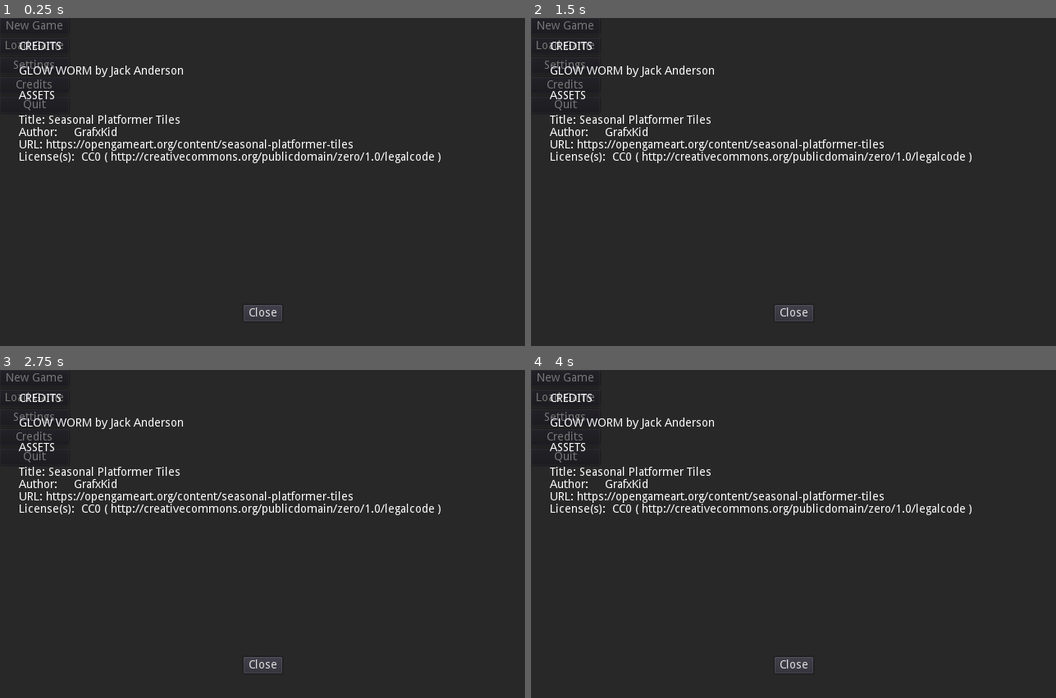
Above: before the commit, frames 1-4 (two rows, left to right).
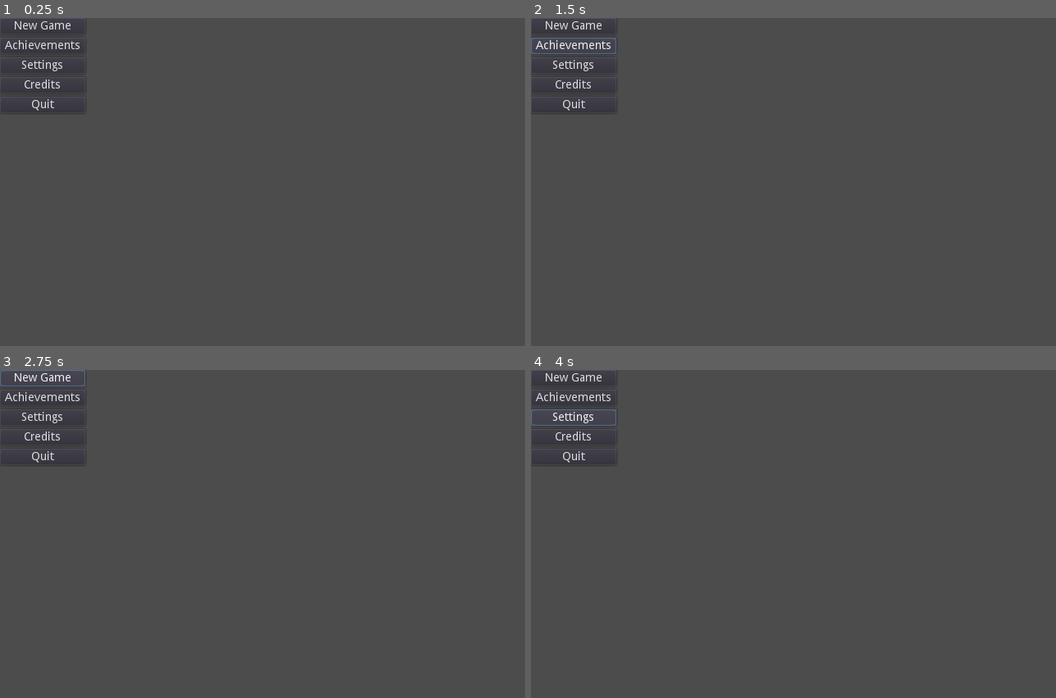
Above: after the commit, the same moments.

Repository: Silver1Miner/10-glow
Game: Godot game, scene res://src/menu/MainMenu.tscn
Two runs of this game, one before a commit and one after it. Both use one fixed random seed, a clock stepped at 60 frames per second and the inputs below. The project has no main scene, so this scene is started directly.
Inputs (mouse positions are in pixels of both pictures, inside the frame that each line leads up to):
- Up to frame 1 (0.25 s): no input
- Up to frame 2 (1.5 s): click (567, 44) at 0.5 s, where only the run before the commit has a clickable "Load Game"; click (573, 44) at 1.25 s, where only the run after the commit has a clickable "Achievements"
- Up to frame 3 (2.75 s): click "New Game" at 2 s
- Up to frame 4 (4 s): click "New Game" at 2.75 s; click "Settings" at 3.5 s

The runs differ from the first frame. In frame 1, 99% of the frame differs, in the area x 0-100%, y 0-100%; in frame 2, 99%; in frame 3, 99%; in frame 4, 99%.

Commit message:
room items, begin customization ui

Diff:
--- a/src/menu/MainMenu.tscn
+++ b/src/menu/MainMenu.tscn
@@ -24,32 +24,33 @@
 }
 
 [node name="NewGame" type="Button" parent="Options"]
-margin_right = 84.0
+margin_right = 104.0
 margin_bottom = 20.0
 text = "New Game"
 
-[node name="LoadGame" type="Button" parent="Options"]
+[node name="Achievements" type="Button" parent="Options"]
 margin_top = 24.0
-margin_right = 84.0
+margin_right = 104.0
 margin_bottom = 44.0
-text = "Load Game"
+text = "Achievements"
 
 [node name="Settings" type="Button" parent="Options"]
 margin_top = 48.0
-margin_right = 84.0
+margin_right = 104.0
 margin_bottom = 68.0
 text = "Settings"
 
 [node name="Credits" type="Button" parent="Options"]
 margin_top = 72.0
-margin_right = 84.0
+margin_right = 104.0
 margin_bottom = 92.0
 text = "Credits"
 
 [node name="Quit" type="Button" parent="Options"]
 margin_top = 96.0
-margin_right = 84.0
+margin_right = 104.0
 margin_bottom = 116.0
 text = "Quit"
 
 [node name="Credits" parent="." instance=ExtResource( 1 )]
+visible = false
--- /dev/null
+++ b/src/playerdata/PlayerData.gd
@@ -0,0 +1,7 @@
+extends Node
+
+var corruption := 0
+
+var inventory := {
+	"": 0,
+}
--- /dev/null
+++ b/src/playerdata/PlayerData.tscn
@@ -0,0 +1,6 @@
+[gd_scene load_steps=2 format=2]
+
+[ext_resource path="res://src/playerdata/PlayerData.gd" type="Script" id=1]
+
+[node name="PlayerData" type="Node"]
+script = ExtResource( 1 )
--- a/src/world/player/Player.gd
+++ b/src/world/player/Player.gd
@@ -34,6 +34,8 @@
 	_ray.force_raycast_update()
 	if !_ray.is_colliding():
 		position += inputs[dir] * tile_size
+	elif _ray.get_collider().has_method("interact"):
+		_ray.get_collider().interact()
 	cell = grid.get_cell_coordinates(position)
 
 func interact() -> void:
--- /dev/null
+++ b/src/world/room/Exit.gd
@@ -0,0 +1,7 @@
+extends StaticBody2D
+
+func _ready() -> void:
+	pass # Replace with function body.
+
+func interact() -> void:
+	print("interacting with exit")
--- /dev/null
+++ b/src/world/room/Exit.tscn
@@ -0,0 +1,19 @@
+[gd_scene load_steps=4 format=2]
+
+[ext_resource path="res://assets/room/furniture/crate_03.png" type="Texture" id=1]
+[ext_resource path="res://src/world/room/Exit.gd" type="Script" id=2]
+
+[sub_resource type="RectangleShape2D" id=1]
+extents = Vector2( 16, 16 )
+
+[node name="Exit" type="StaticBody2D"]
+script = ExtResource( 2 )
+
+[node name="Sprite" type="Sprite" parent="."]
+position = Vector2( 16, 16 )
+scale = Vector2( 0.5, 0.5 )
+texture = ExtResource( 1 )
+
+[node name="CollisionShape2D" type="CollisionShape2D" parent="."]
+position = Vector2( 16, 16 )
+shape = SubResource( 1 )
--- /dev/null
+++ b/src/world/room/Furniture.gd
@@ -0,0 +1,7 @@
+extends StaticBody2D
+
+func _ready() -> void:
+	pass
+
+func interact() -> void:
+	print("interacting with furniture")
--- /dev/null
+++ b/src/world/room/Furniture.tscn
@@ -0,0 +1,19 @@
+[gd_scene load_steps=4 format=2]
+
+[ext_resource path="res://src/world/room/Furniture.gd" type="Script" id=1]
+[ext_resource path="res://assets/room/furniture/crate_02.png" type="Texture" id=2]
+
+[sub_resource type="RectangleShape2D" id=1]
+extents = Vector2( 16, 16 )
+
+[node name="Furniture" type="StaticBody2D"]
+script = ExtResource( 1 )
+
+[node name="Sprite" type="Sprite" parent="."]
+position = Vector2( 16, 16 )
+scale = Vector2( 0.5, 0.5 )
+texture = ExtResource( 2 )
+
+[node name="CollisionShape2D" type="CollisionShape2D" parent="."]
+position = Vector2( 16, 16 )
+shape = SubResource( 1 )
--- a/src/world/room/Room.tscn
+++ b/src/world/room/Room.tscn
@@ -1,8 +1,11 @@
-[gd_scene load_steps=6 format=2]
+[gd_scene load_steps=9 format=2]
 
 [ext_resource path="res://src/world/player/Player.tscn" type="PackedScene" id=1]
 [ext_resource path="res://assets/block_02.png" type="Texture" id=2]
 [ext_resource path="res://src/world/room/Wallpaper.tscn" type="PackedScene" id=3]
+[ext_resource path="res://src/world/room/Furniture.tscn" type="PackedScene" id=4]
+[ext_resource path="res://src/world/room/Exit.tscn" type="PackedScene" id=5]
+[ext_resource path="res://src/world/ui/GUI.tscn" type="PackedScene" id=6]
 
 [sub_resource type="ConvexPolygonShape2D" id=1]
 points = PoolVector2Array( 64, 64, 0, 64, 0, 0, 64, 0 )
@@ -36,11 +39,17 @@
 scale = Vector2( 0.5, 0.5 )
 tile_set = SubResource( 2 )
 format = 1
-tile_data = PoolIntArray( 0, 0, 0, 1, 0, 0, 2, 0, 0, 3, 0, 0 …(133 unchanged characters)… 0, 18, 0, 0, 19, 0, 0, 65536, 0, 0, 65554, 0, 0, 65555, 0, 0, 131072, 0, 0, 131077, 0, 0, 131080, 0, 0, 131081, 0, 0, 131091, 0, 0, 196608, 0, 0, 196627, 0, 0, 262144, 0, 0, 262160, 0, 0, 262163, 0, 0, 327680, 0, 0, 327696, 0, 0, 327699, 0, 0, 393216, 0, 0, 393225, 0, 0, 393226, 0, 0, 393227, 0, 0, 393232, 0, 0, 393233, 0, 0, 393235, 0, 0, 458752, 0, 0, 458753, 0, 0, 458754, 0, 0, 458763, 0, 0, 458768, 0, 0, 458769, 0, 0, 458771, 0, 0, 524288, 0, 0, 524289, 0, 0, 524290, 0, 0, 524291, 0, 0, 524292, 0, 0, 524307, 0, 0, 589824, 0, 0, 589836, 0, 0, 589837, 0, 0, 589843, 0, 0, 655360, 0, 0, 655374, 0, 0, 655375, 0, 0, 655379, 0, 0, 720896, 0, 0, 7209 …(290 unchanged characters)…
+tile_data = PoolIntArray( 0, 0, 0, 1, 0, 0, 2, 0, 0, 3, 0, 0 …(133 unchanged characters)… 0, 18, 0, 0, 19, 0, 0, 65536, 0, 0, 65555, 0, 0, 131072, 0, 0, 131077, 0, 0, 131091, 0, 0, 196608, 0, 0, 196627, 0, 0, 262144, 0, 0, 262163, 0, 0, 327680, 0, 0, 327699, 0, 0, 393216, 0, 0, 393235, 0, 0, 458752, 0, 0, 458771, 0, 0, 524288, 0, 0, 524307, 0, 0, 589824, 0, 0, 589836, 0, 0, 589837, 0, 0, 589843, 0, 0, 655360, 0, 0, 655379, 0, 0, 720896, 0, 0, 7209 …(290 unchanged characters)…
 
 [node name="Wallpaper" parent="." instance=ExtResource( 3 )]
 
 [node name="Player" parent="." instance=ExtResource( 1 )]
 position = Vector2( 224, 128 )
 
-[node name="GUI" type="CanvasLayer" parent="."]
+[node name="Furniture" parent="." instance=ExtResource( 4 )]
+position = Vector2( 192, 192 )
+
+[node name="Exit" parent="." instance=ExtResource( 5 )]
+position = Vector2( 320, 0 )
+
+[node name="GUI" parent="." instance=ExtResource( 6 )]
--- /dev/null
+++ b/src/world/ui/GUI.tscn
@@ -0,0 +1,22 @@
+[gd_scene load_steps=2 format=2]
+
+[ext_resource path="res://src/world/ui/UI.gd" type="Script" id=1]
+
+[node name="GUI" type="CanvasLayer"]
+
+[node name="UI" type="Control" parent="."]
+margin_right = 40.0
+margin_bottom = 40.0
+script = ExtResource( 1 )
+__meta__ = {
+"_edit_use_anchors_": false
+}
+
+[node name="ItemList" type="ItemList" parent="UI"]
+margin_right = 40.0
+margin_bottom = 40.0
+__meta__ = {
+"_edit_use_anchors_": false
+}
+
+[connection signal="item_selected" from="UI/ItemList" to="UI" method="_on_ItemList_item_selected"]
--- /dev/null
+++ b/src/world/ui/UI.gd
@@ -0,0 +1,17 @@
+extends Control
+
+onready var item_list = $ItemList
+signal item_selected(index)
+
+func _ready() -> void:
+	pass # Replace with function body.
+
+func populate_item_list(values: Array) -> void:
+	item_list.clear()
+	for item in values:
+		item_list.add_item(item["name"], item["icon"])
+	print(values)
+
+func _on_ItemList_item_selected(index: int) -> void:
+	print(index)
+	emit_signal("item_selected", index)
